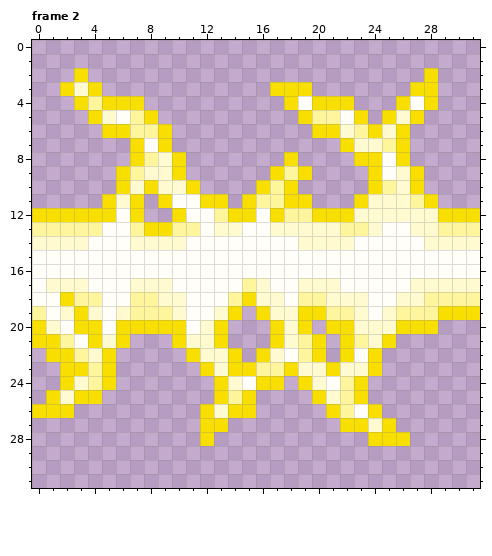
Pixel-art file -- lightning-1.aseprite. Above, as it was before the edit.
32x32 pixels, 2 frames. Shown: frame 2. The commit also changed other frames, which this record leaves out.
Once edited:
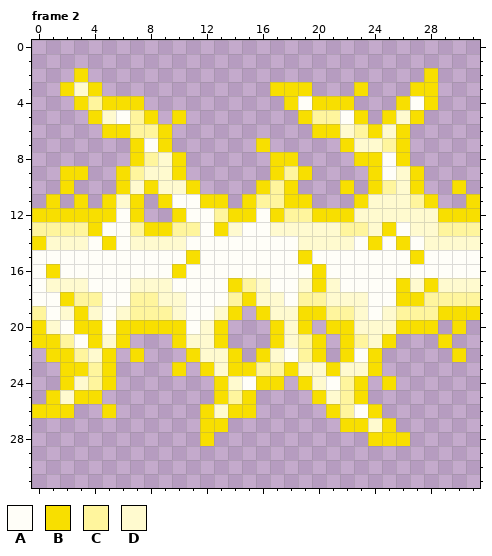
Palette (. is transparent): A #fffef8  B #f8df00  C #fff59d  D #fffacf
What changed:
--- frame 2
@@ x 0..31 @@
  2 ...B........................B...
- 3 ..BDB............BBB.......BB...
+ 3 ..BDB............BBB...B...BB...
  4 ...BCBBB..........BABBB...BAB...
- 5 ....BDACB..........BCCAB.BDB....
+ 5 ....BDACB.B........BCCAB.BDB....
  6 .....BBCCB..........BBDCBDB.....
- 7 .......BAB............BDDCB.....
- 8 .......BCDB.......B....BBAB.....
- 9 ......BCDDB......BCB....BADB....
-10 ......BDBDDB....BCB.....BCDB....
-11 .....BDB.BAABB.BCCBB...BDDDCB...
+ 7 .......BAB......B.....BDDCB.....
+ 8 .......BCDB......BB....BBAB.....
+ 9 ..BB..BCDDB......BCB....BADB....
+10 ..B...BDBDDB....BCB...B.BCDB..B.
+11 .B.B.BDB.BAABB.BCCBB...BDDDCB..B
 12 BBBBBBAB..BAACBBABCCBBBDDDDDDBBB
-13 CCCCCAACBBCCADDAADDDDDCCDAADDCCC
-14 DDDDAAADDDDAAAAAAAADDDDAAAAADDDD
-15 AAAAAAAAAAAAAAAAAAAAAAAAAAAAAAAA
-16 AAAAAAAAAAAAAAAAAAAAAAAAAAAAAAAA
-17 ADDDAAADDDAAAAACDAADDDAAAAADDDDD
-18 AABCCAACCDDAAACBDDACCDDDAADDCCCC
+13 CCCCBAACBBCCABDAADDDDDCCDBADDCCC
+14 BDDDABADDDDAAAAAAAADDDDABABADDDD
+15 AAAAAAAAAAABAAAAAAABAAAAAAABAAAA
+16 ABAAAAAAAABAAAAAAAAABAAAAAAAAAAA
+17 ADDDAAADDDAAAABCDAADBDAAAABDBDDD
+18 AABCCAACCDDAAACBDDACCDDDAABBCCCC
 19 CADBDADCCCDAADB.BDDBBCCDADCCCBBB
-20 BDABBABBBBBADB...BDB.BBDDDBBB...
-21 BBCABDB...BDDB...BDCB.BCDB......
-22 .BBCDB.....BDDB.BDACB.BAB.......
-23 ..BBCB......BDBBCCBDDBDDB.......
-24 ..BDCB.......BDABB.BDACB........
+20 BDABBABBBBBADB...BDB.BBDDDBBB.B.
+21 BBCABDB...BDDB...BDCB.BCDB...B..
+22 .BBCDB.B...BDDB.BDACB.BAB.....B.
+23 ..BBCB....B.BDBBCCBDDBDDB.......
+24 ..BDCB.......BDABB.BDACB.B......
 25 .BDBB........BCB....BDCB........
-26 BBB.........BDBB.....BCAB.......
+26 BBB..B......BDBB.....BCAB.......
 27 ............BB........BBDB......
Pixel boxes of the changes (left, top, right, bottom) in both pictures:
added: (354, 82, 368, 96)
added: (172, 110, 186, 124)
added: (256, 138, 284, 166)
changed: (32, 166, 116, 278)
changed: (340, 180, 480, 390)
changed: (172, 222, 242, 292)
changed: (298, 250, 326, 292)
added: (102, 348, 186, 418)
